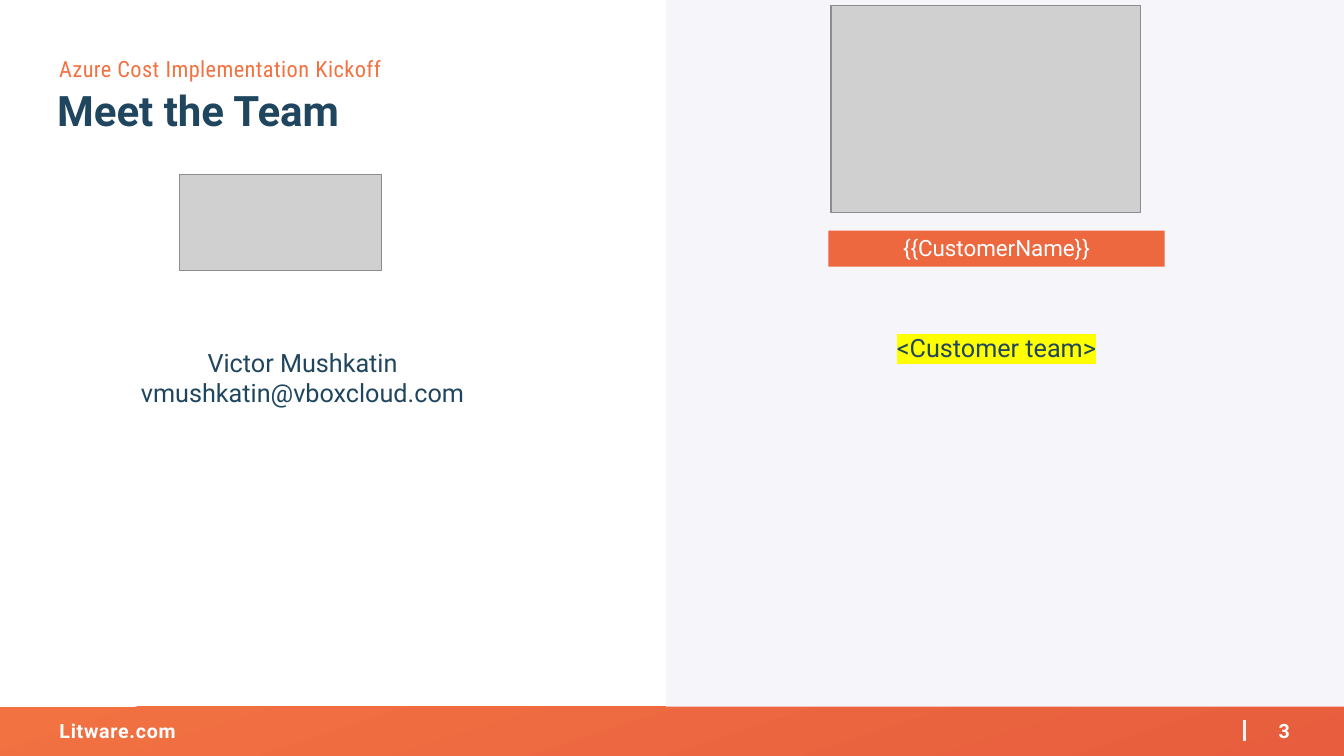
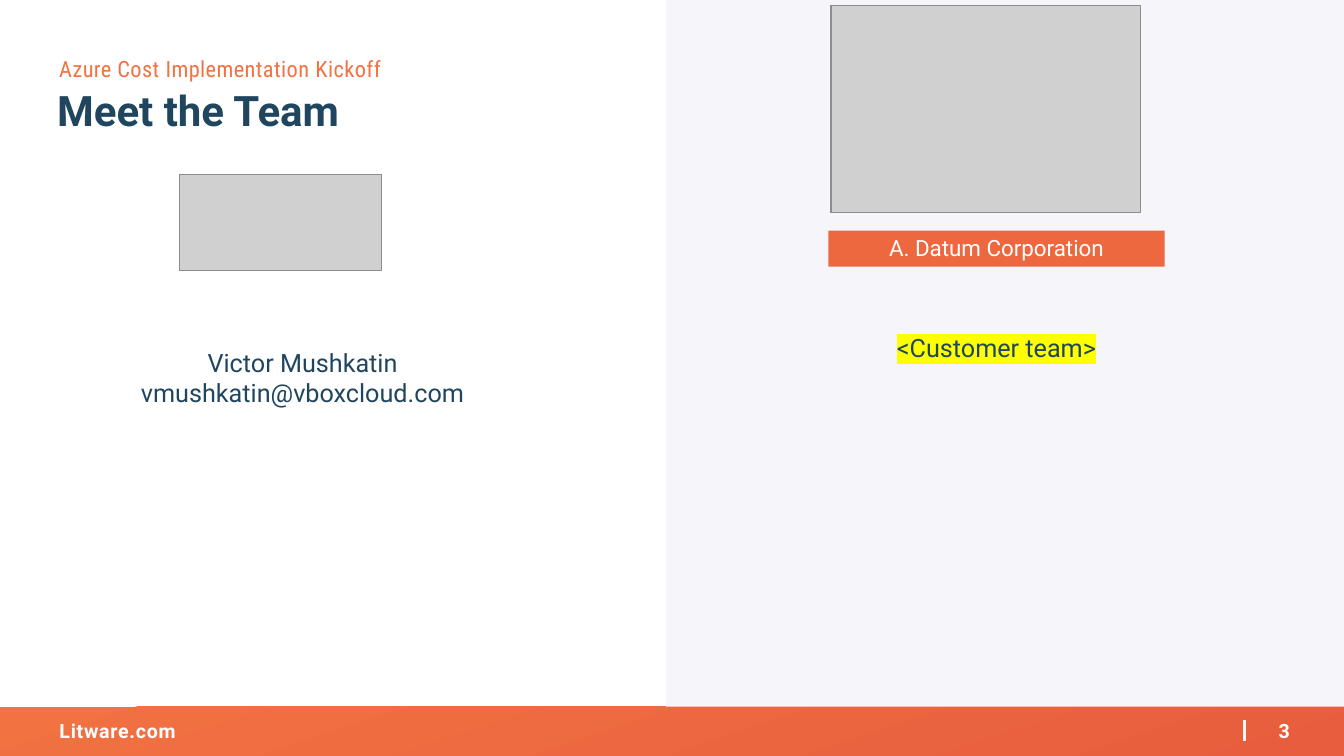
Before and after one commit to AKercha1/justtemporary, a slide deck: slide 3 of create-a-project-from-cost-opt-20260216170628/artifacts/kickoff-deck.pptx. Drawn at 1344x756 pixels with LibreOffice and Linux fonts; fonts in the diff are those of the drawing; grey boxes stand for pictures; background and template pictures are left out. Boxes give left, top, right and bottom in pixels: in the first picture for what was removed or moved away, otherwise in the second. Text is boxed around its words. In the diff, an @@ line names an element or a change of style, - is before the commit and + after.

Commit message:
[create-a-project-from-cost-opt-20260216170628] Update artifacts/kickoff-deck.pptx

```diff
--- a/create-a-project-from-cost-opt-20260216170628/artifacts/kickoff-deck.pptx
+++ b/create-a-project-from-cost-opt-20260216170628/artifacts/kickoff-deck.pptx
@@ text at <box>889,240,1104,261</box>: text changed @@
-{{CustomerName}}
+A. Datum Corporation
```
